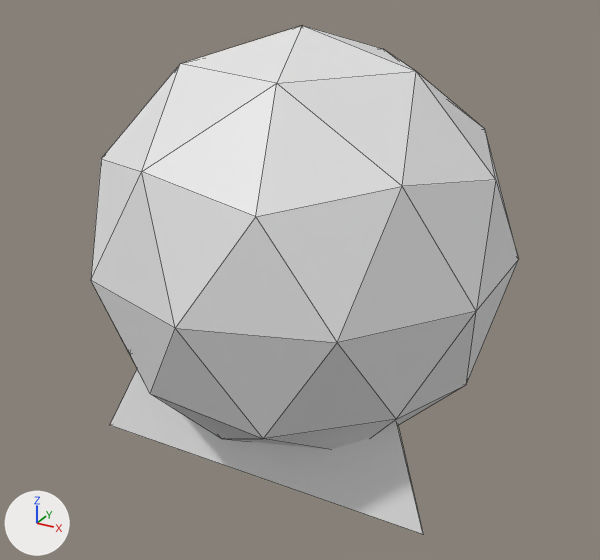
A saved change to the Blender file Assets/Models/ParticleMeshes.blend.
One viewpoint serves both versions: a camera (50 mm lens) standing at (1.77, -3.24, 1.43) and looking at (0.02, -0.06, -0.15). Every picture has the same lights, and +X, +Y and +Z are marked at lower left. Mesh edges are drawn as thin lines.
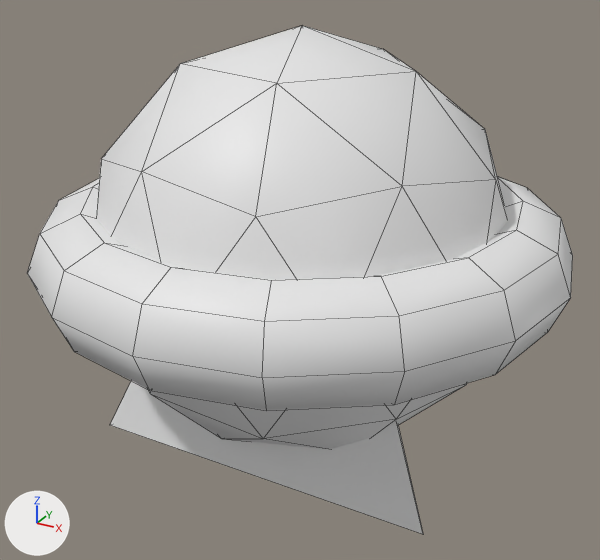
Where the change shows, as pixel boxes [x1, y1, x2, y2] in the pictures (600 x 560 px):
'Torus', added: after [27, 176, 573, 410]
part 1 of me_icosphere, shading changed: [96, 26, 508, 450] in both

Patch to the scene script:
```diff
--- a/Assets/Models/ParticleMeshes.blend.py
+++ b/Assets/Models/ParticleMeshes.blend.py
@@ me_icosphere @@
 me_icosphere.from_pydata(...)  # 42 vertices, 80 faces; spans x -0.95..0.95, y -1.0..1.0, z -1.0..1.0
 # used by ob_icosphere; location = (0.0, 0.0, 0.0)
+# me_icosphere part 1: all faces are now shaded smooth (80 of 80 changed)
@@ me_torus @@
+me_torus.from_pydata(...)  # a torus around z (ring radius 1.0, tube radius 0.25) spanning x -1.25..1.25, y -1.25..1.25, z -0.25..0.25
+me_torus.polygons.foreach_set('use_smooth', [True] * 128)
@@ ob_torus @@
+ob_torus = bpy.data.objects.new('Torus', me_torus)
+ob_torus.location = (0.0, 0.0, 0.0)
```
